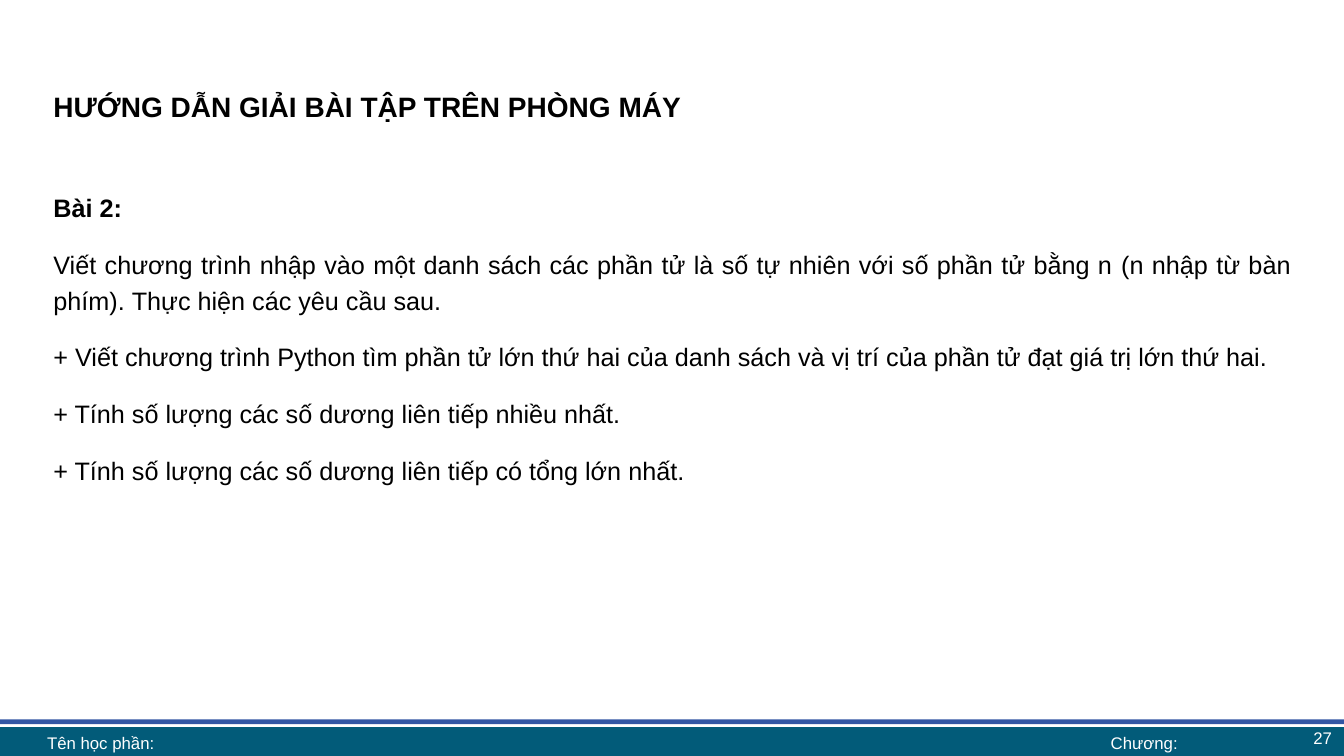
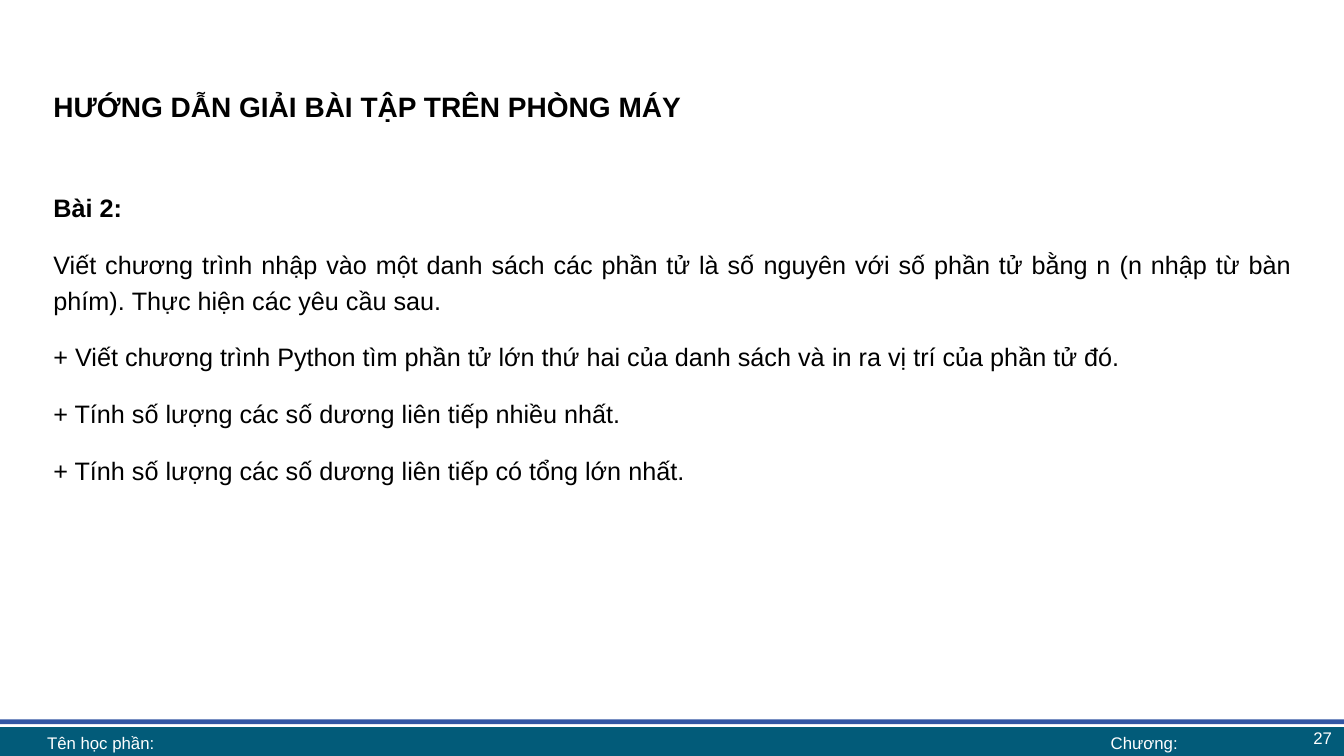
Before and after one commit to lhaaaaa/17A2-Ca-sang, a slide deck: slide 27 of Lab 6/Lab 6 bài giảng.pptx. Drawn at 1344x756 pixels with LibreOffice and Linux fonts; fonts in the diff are those of the drawing; background and template pictures are left out. Boxes give left, top, right and bottom in pixels: in the first picture for what was removed or moved away, otherwise in the second. Text is boxed around its words. In the diff, an @@ line names an element or a change of style, - is before the commit and + after.

```diff
--- a/Lab 6/Lab 6 bài giảng.pptx
+++ b/Lab 6/Lab 6 bài giảng.pptx
@@ text at box(53, 253, 1291, 372): text changed @@
-Viết chương trình nhập vào một danh sách các phần tử là số tự nhiên với số phần tử bằng n (n nhập từ bàn phím). Thực hiện các yêu cầu sau.
-+ Viết chương trình Python tìm phần tử lớn thứ hai của danh sách và vị trí của phần tử đạt giá trị lớn thứ hai.
+Viết chương trình nhập vào một danh sách các phần tử là số nguyên với số phần tử bằng n (n nhập từ bàn phím). Thực hiện các yêu cầu sau.
++ Viết chương trình Python tìm phần tử lớn thứ hai của danh sách và in ra vị trí của phần tử đó.
```
Also in this commit, not shown: 7 other slides changed, 2 other files.
